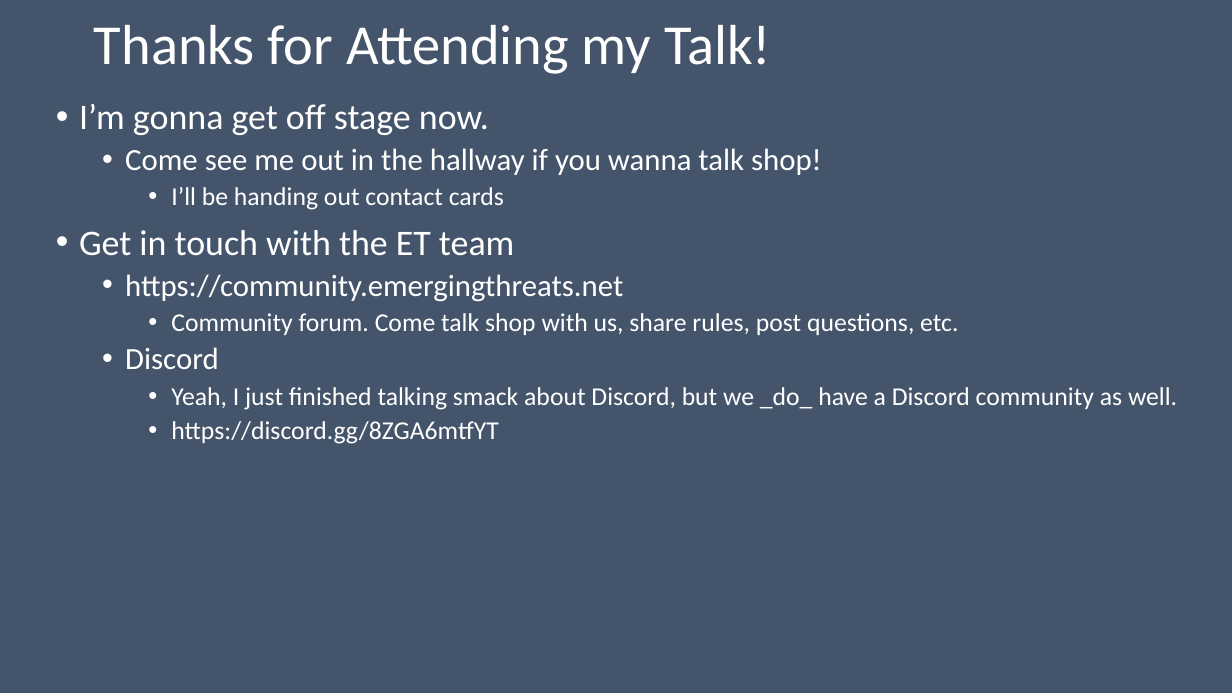
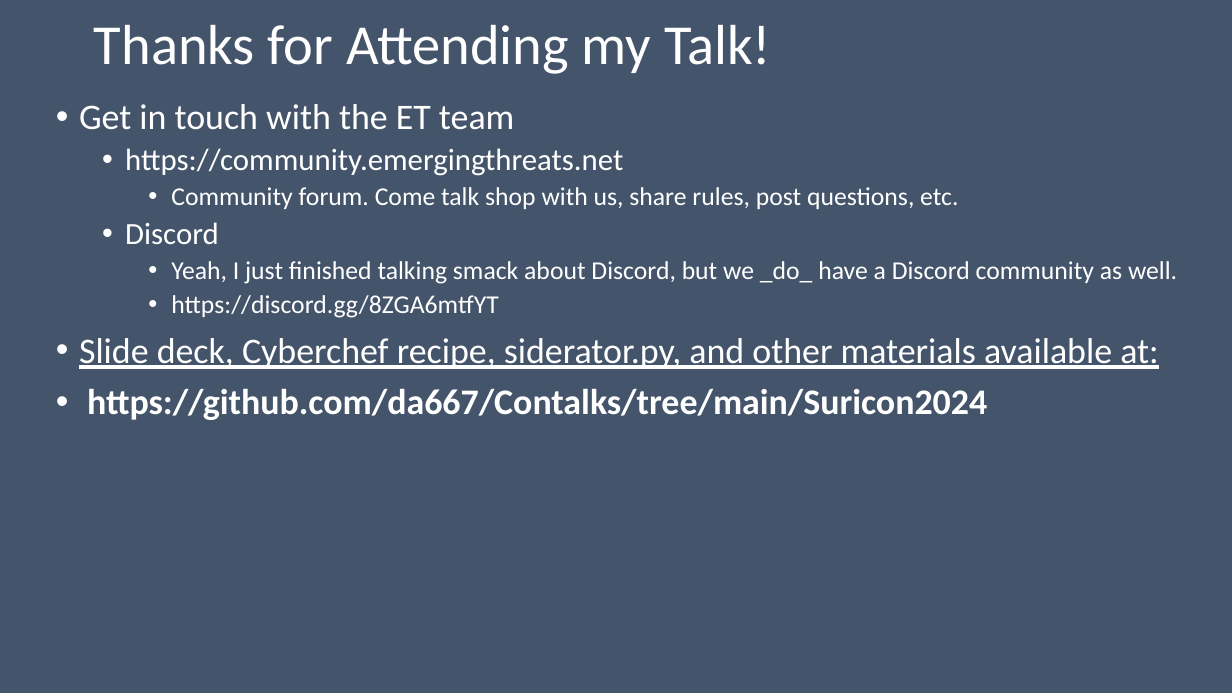
Before and after one commit to da667/Contalks, a slide deck: slide 33 of Suricon2024/Informational_and_Honeytoken_Rules.pptx. Drawn at 1232x693 pixels with LibreOffice and Linux fonts; fonts in the diff are those of the drawing. Boxes give left, top, right and bottom in pixels: in the first picture for what was removed or moved away, otherwise in the second. Text is boxed around its words. In the diff, an @@ line names an element or a change of style, - is before the commit and + after.

```diff
--- a/Suricon2024/Informational_and_Honeytoken_Rules.pptx
+++ b/Suricon2024/Informational_and_Honeytoken_Rules.pptx
@@ text at <box>79,104,822,210</box>: paragraphs removed @@
-• I’m gonna get off stage now.
-  • Come see me out in the hallway if you wanna talk shop!
-    • I’ll be handing out contact cards
@@ text at <box>79,338,1158,420</box>: paragraphs added @@
+• Slide deck, Cyberchef recipe, siderator.py, and other materials available at:
+• https://github.com/da667/Contalks/tree/main/Suricon2024
```
Also in this commit, not shown: 4 other slides changed.
